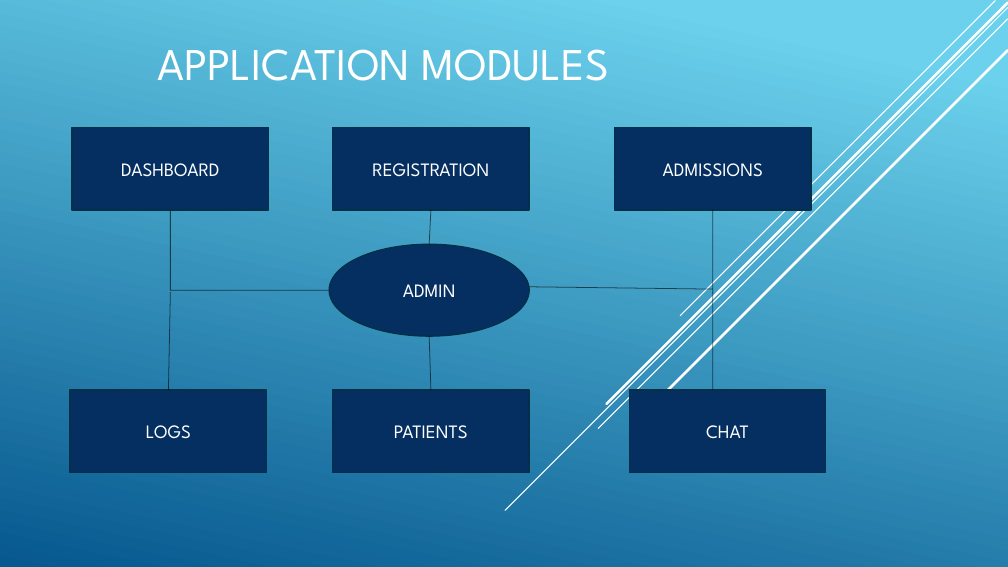
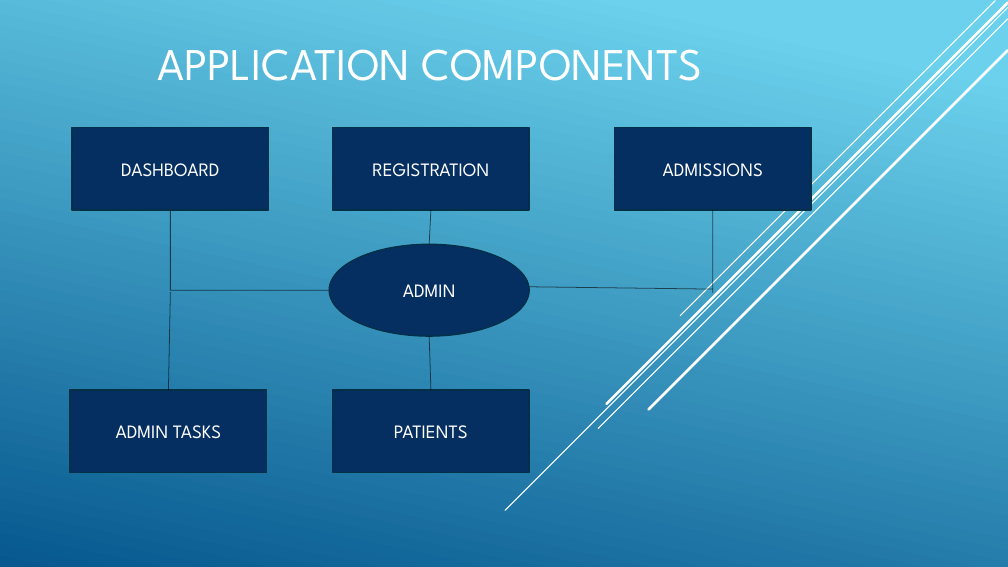
Before and after one commit to microworlds/simple-pro, a slide deck: slide 9 of pro-pre.pptx (slide 10 before the commit). Drawn at 1008x567 pixels with LibreOffice and Linux fonts; fonts in the diff are those of the drawing. Boxes give left, top, right and bottom in pixels: in the first picture for what was removed or moved away, otherwise in the second. Text is boxed around its words. In the diff, an @@ line names an element or a change of style, - is before the commit and + after.

```diff
--- a/pro-pre.pptx
+++ b/pro-pre.pptx
@@ title at [157,49,702,81]: text changed @@
-APPLICATION MODULES
+APPLICATION COMPONENTS
@@ line removed from (713, 390) to (713, 293) @@
@@ rectangle removed at [629,390,826,473] @@
-CHAT
@@ text in rectangle at [116,425,221,439]: text changed @@
-LOGS
+ADMIN TASKS
```
Also in this commit, not shown: 8 other slides changed, 1 slide added, 5 slides removed, 22 other files.
